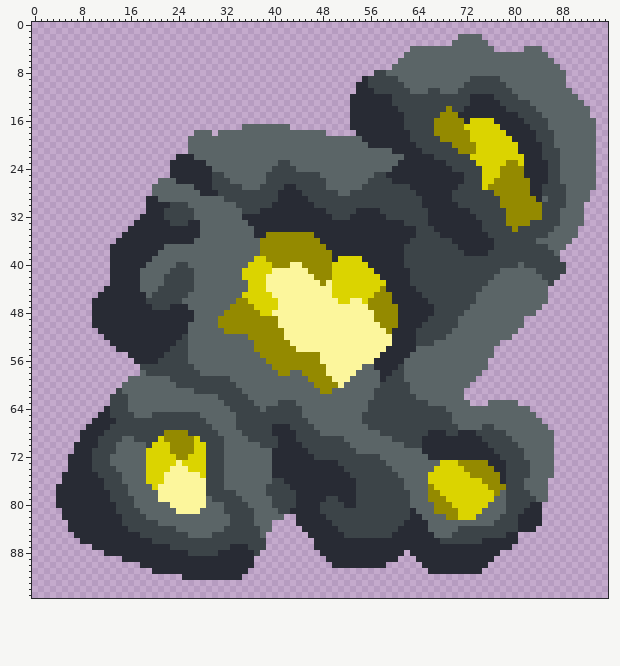
Two states of a sprite sheet, sprites/blocks/environment/carbonic/carbonic-vent-ichor.png. This is how it looked before the edit.
The file is 96x96 pixels.
Once edited:
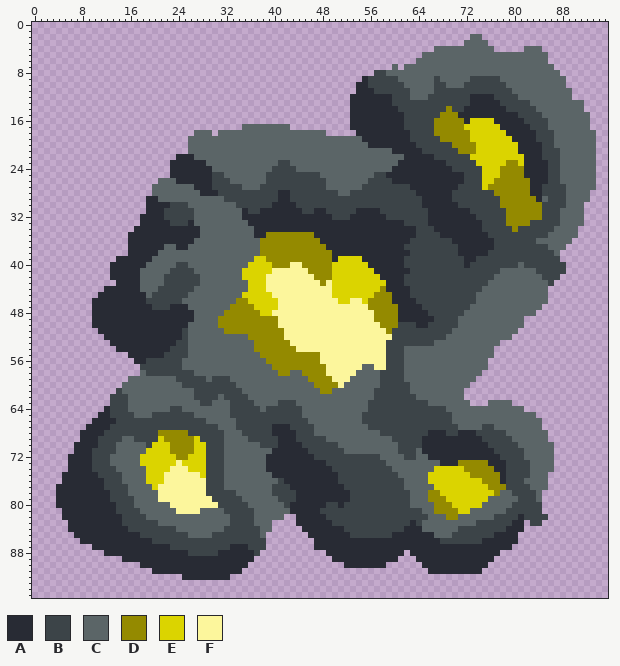
Palette (. is transparent): A #282b34  B #3c4448  C #5b6567  D #948a00  E #dbd400  F #fcf69c
Difference:
y 2: x 71..72 CC -> ..
y 3: x 70..71 CC -> ..
y 4: x 63..66 CCCC -> ....
y 5: x 62..64 CCC -> ...
y 6: x 61..63 CCC -> ...; x 86 C -> .
y 7: x 61 C -> .; x 87 C -> .
y 8: x 88 C -> .
y 9: x 67 C -> B
y 10: x 67..68 CC -> BB
y 11: x 66 B -> C; x 68..70 CCC -> BBB
y 12: x 63..65 BBB -> CCC; x 90 C -> .
y 14: x 92 C -> .
y 16..17: x 93 C -> .
y 27: x 42..43 AA -> BB
y 28: x 43..44 AA -> BB
y 29: x 43..45 AAA -> BBB
y 30: x 44..46 AAA -> BBB
y 31: x 35 B -> A; x 45..46 AA -> BB
y 33: x 17 A -> .; x 27 A -> C
y 34: x 16 A -> .
y 35: x 15 A -> .
y 36: x 14..15 AA -> ..
y 37: x 13..15 AAA -> ...; x 24..25 CC -> AA
y 38: x 13..15 AAA -> ...; x 62 B -> A; x 71 B -> A
y 39: x 13 A -> .; x 72..73 BB -> AA
y 40: x 72 B -> A
y 42: x 27 C -> B; x 62 A -> B
y 43: x 13 A -> .; x 27 C -> B; x 62 A -> B
y 44: x 63 A -> B
y 45: x 63..64 AA -> BB
y 46: x 64..65 AA -> BB
y 47: x 65..66 AA -> BB
y 48: x 66 A -> B
y 49: x 66 B -> A
y 50: x 61..63 AAA -> BBB; x 65 B -> A
y 51: x 25 A -> B; x 60..63 AAAA -> BBBB
y 52: x 60..63 AAAA -> BBBB
y 53: x 59..63 FAAAA -> BBBBB
y 54: x 59..63 AAAAA -> BBBCC
y 55: x 58..62 AAAAA -> FBBBC
y 56: x 19..20 AA -> BB; x 25 B -> C; x 57..61 AAAAA -> FFBBB
y 57: x 25..26 BB -> CC; x 57..60 AAAA -> FFBB
y 58: x 27 B -> C; x 58..59 AA -> BB
y 59: x 23 B -> C; x 29 B -> C; x 58 A -> B
y 60: x 24 B -> C
y 62: x 27..31 CCCCB -> BBBBC
y 63: x 28..29 CC -> BB; x 32 B -> C; x 80 C -> .
y 64: x 23..24 CC -> BB; x 82 C -> .
y 65: x 27 B -> C; x 33 C -> B
y 67: x 30 C -> B; x 85 C -> .
y 68: x 21 B -> D; x 31 C -> B; x 47 B -> C; x 86 C -> .
y 69: x 49..51 BBB -> CCC; x 86 C -> .
y 70: x 51..52 BB -> CC; x 61 C -> B
y 71: x 52..53 BB -> CC; x 61..63 CCC -> BBB
y 72: x 18 C -> E; x 39 C -> A; x 62..63 CC -> BB
y 73: x 18 C -> E; x 39 C -> A; x 49..50 AA -> BB; x 68..70 EEE -> AAA
y 74: x 39 C -> A; x 50..51 AA -> BB
y 75: x 51..52 AA -> BB; x 86 C -> .
y 76: x 40 B -> C; x 51..53 AAA -> BBB
y 77: x 39 B -> C; x 52..53 AA -> BB; x 66 D -> C; x 82 C -> B
y 78: x 39 B -> C; x 53 A -> B; x 79 B -> C; x 83 C -> B; x 85 C -> .
y 79: x 29 C -> F; x 40 B -> C; x 49..50 BB -> AA; x 53 A -> B; x 76 E -> C; x 79..80 BB -> CC; x 85 C -> .
y 80: x 29..31 CCC -> FFB; x 40..41 BB -> CC; x 43 B -> A; x 48 B -> A; x 51..53 BAA -> ABB; x 75 E -> C; x 79 B -> C; x 83..84 AA -> BB
y 81: x 41..42 BB -> CC; x 63..64 AC -> BB; x 73..74 EE -> CC; x 82..84 AAA -> BBB
y 82: x 63..65 AAC -> BBB; x 71..73 EEE -> CCC; x 77 C -> B; x 82..85 AAA. -> BBBB
y 83: x 62 A -> B; x 64..65 AA -> BC; x 74..76 CCC -> BBB; x 80 B -> A; x 82..84 AAA -> .BB
y 84: x 51 B -> A; x 61 A -> B; x 65 A -> C; x 79..80 BB -> AA; x 82..83 AA -> ..
y 85: x 52 B -> A; x 77..78 BB -> AA
y 88: x 48 A -> .
y 89: x 49 A -> .
y 90: x 36 A -> .; x 50..51 AA -> ..
y 91: x 35 A -> .
y 92: x 33..34 AA -> ..
